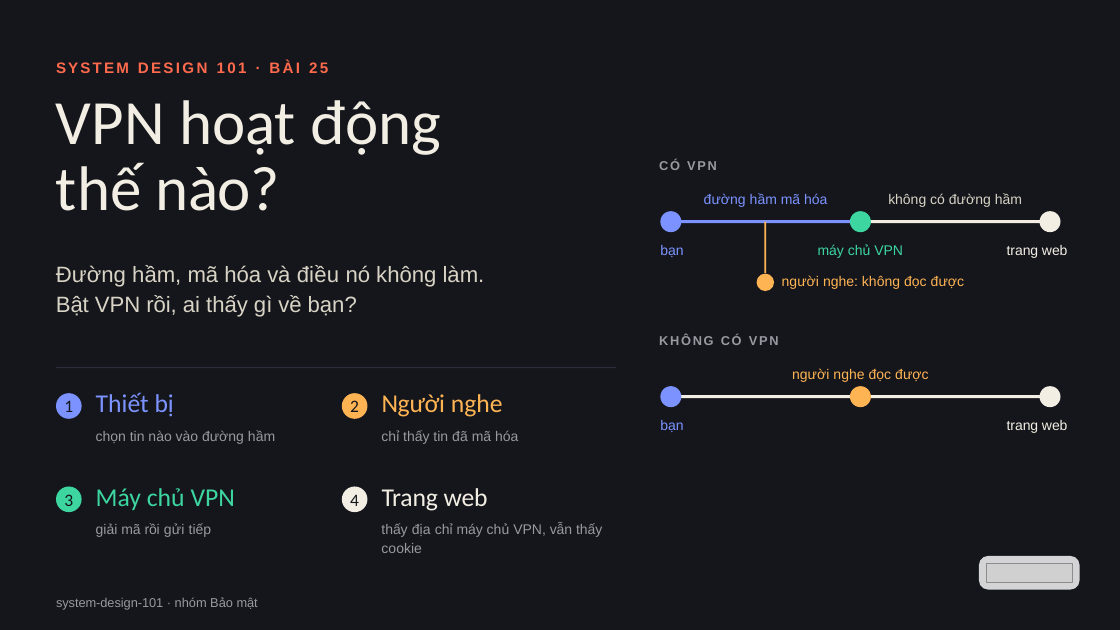
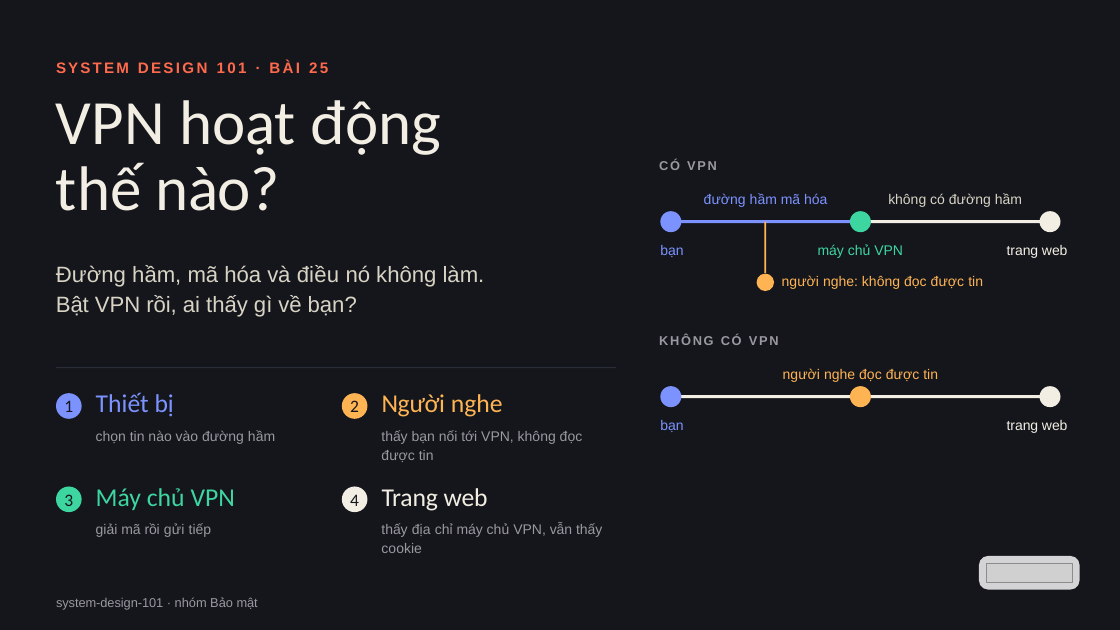
Before and after one commit to vohoailinh90/tool-marketing-studio, a slide deck: slide 1 of system-design-101/vi/lessons/sd-14-025/slides/sd-14-025.pptx. Drawn at 1120x630 pixels with LibreOffice and Linux fonts; fonts in the diff are those of the drawing; grey boxes stand for pictures. Boxes give left, top, right and bottom in pixels: in the first picture for what was removed or moved away, otherwise in the second. Text is boxed around its words. In the diff, an @@ line names an element or a change of style, - is before the commit and + after.

```diff
--- a/system-design-101/vi/lessons/sd-14-025/slides/sd-14-025.pptx
+++ b/system-design-101/vi/lessons/sd-14-025/slides/sd-14-025.pptx
@@ text at (x1=782, y1=275, x2=983, y2=289): text changed @@
-người nghe: không đọc được
+người nghe: không đọc được tin
@@ text at (x1=783, y1=368, x2=938, y2=382): text changed @@
-người nghe đọc được
+người nghe đọc được tin
@@ text at (x1=381, y1=430, x2=583, y2=462): text changed @@
-chỉ thấy tin đã mã hóa
+thấy bạn nối tới VPN, không đọc được tin
```
Also in this commit, not shown: 4 other slides changed.
